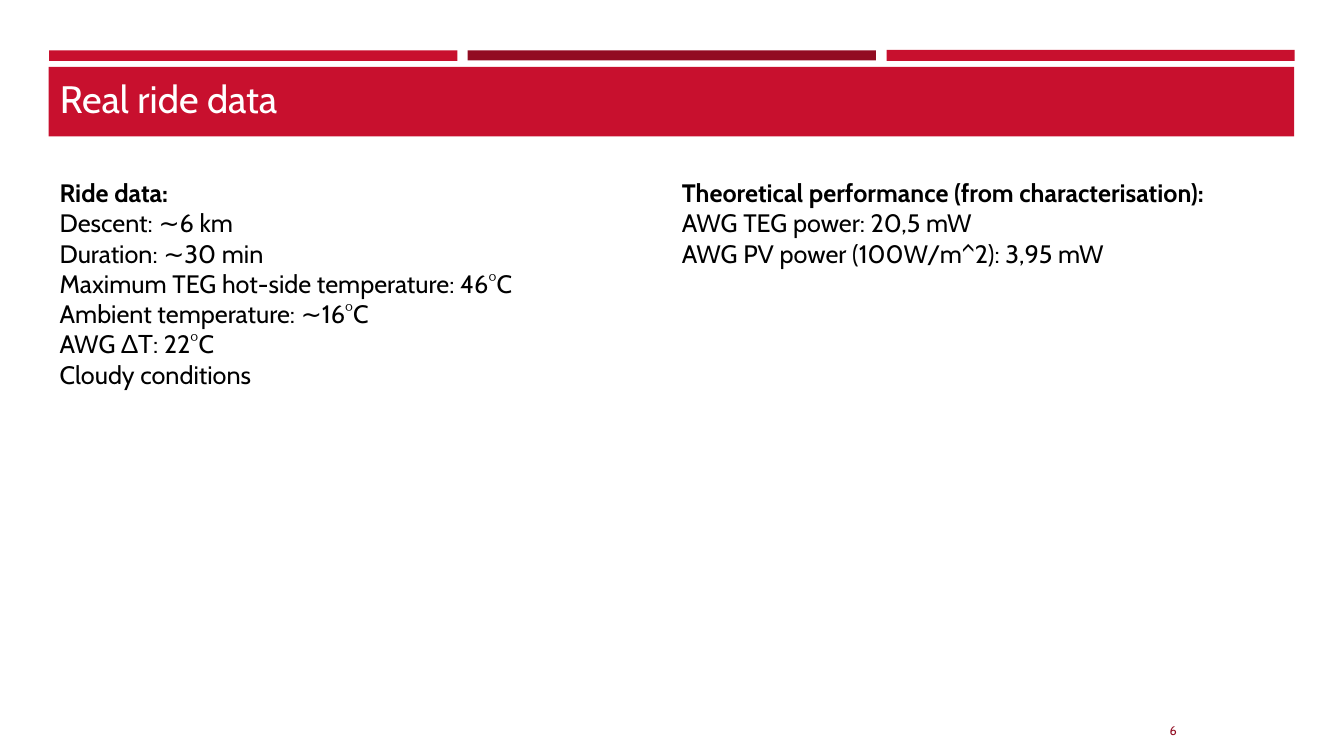
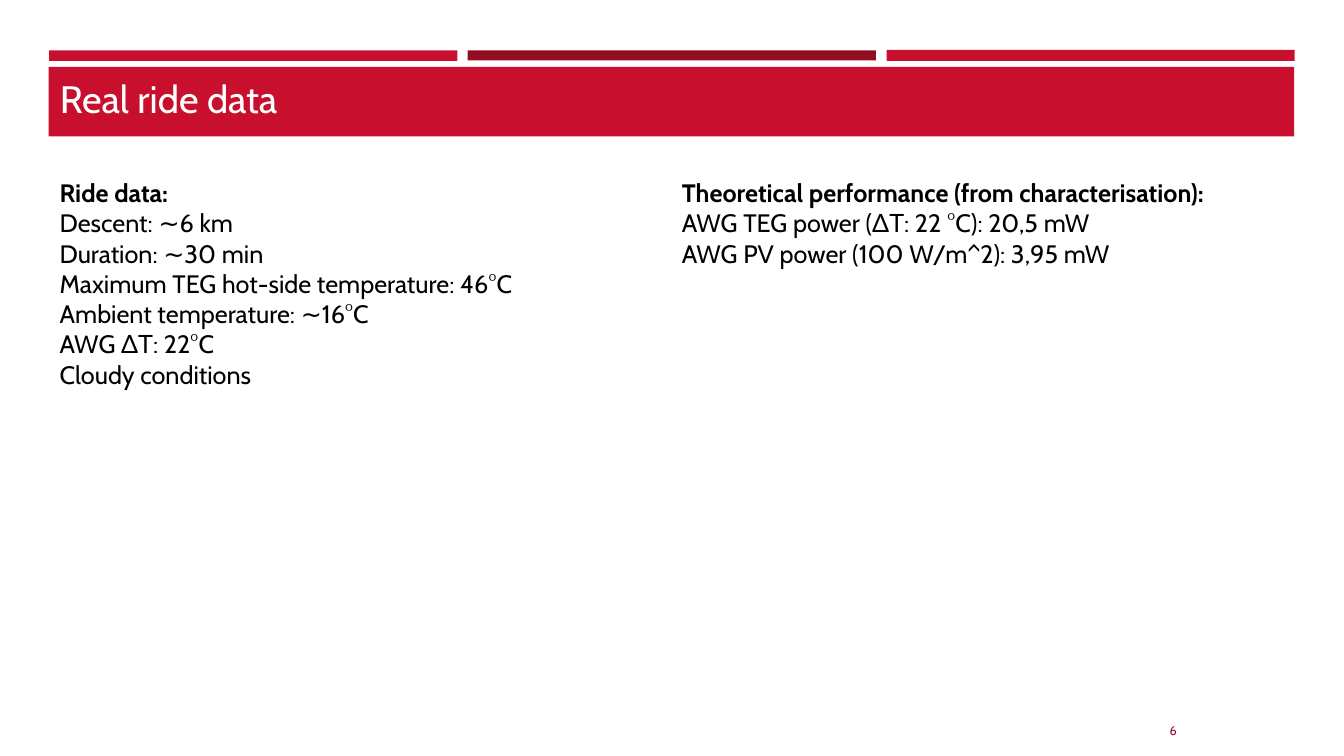
Before and after one commit to TheBepps/RideSyncEmbedded, a slide deck: slide 6 of Presentation/Final_results.pptx. Drawn at 1344x756 pixels with LibreOffice and Linux fonts; fonts in the diff are those of the drawing; background and template pictures are left out. Boxes give left, top, right and bottom in pixels: in the first picture for what was removed or moved away, otherwise in the second. Text is boxed around its words. In the diff, an @@ line names an element or a change of style, - is before the commit and + after.

```diff
--- a/Presentation/Final_results.pptx
+++ b/Presentation/Final_results.pptx
@@ text at [682,213,1110,269]: text changed @@
-AWG TEG power: 20,5 mW
-AWG PV power (100W/m^2): 3,95 mW
+AWG TEG power (ΔT: 22 °C): 20,5 mW
+AWG PV power (100 W/m^2): 3,95 mW
```
Also in this commit, not shown: 1 other slide changed, 2 slides added, 14 slides removed, 7 other files.
